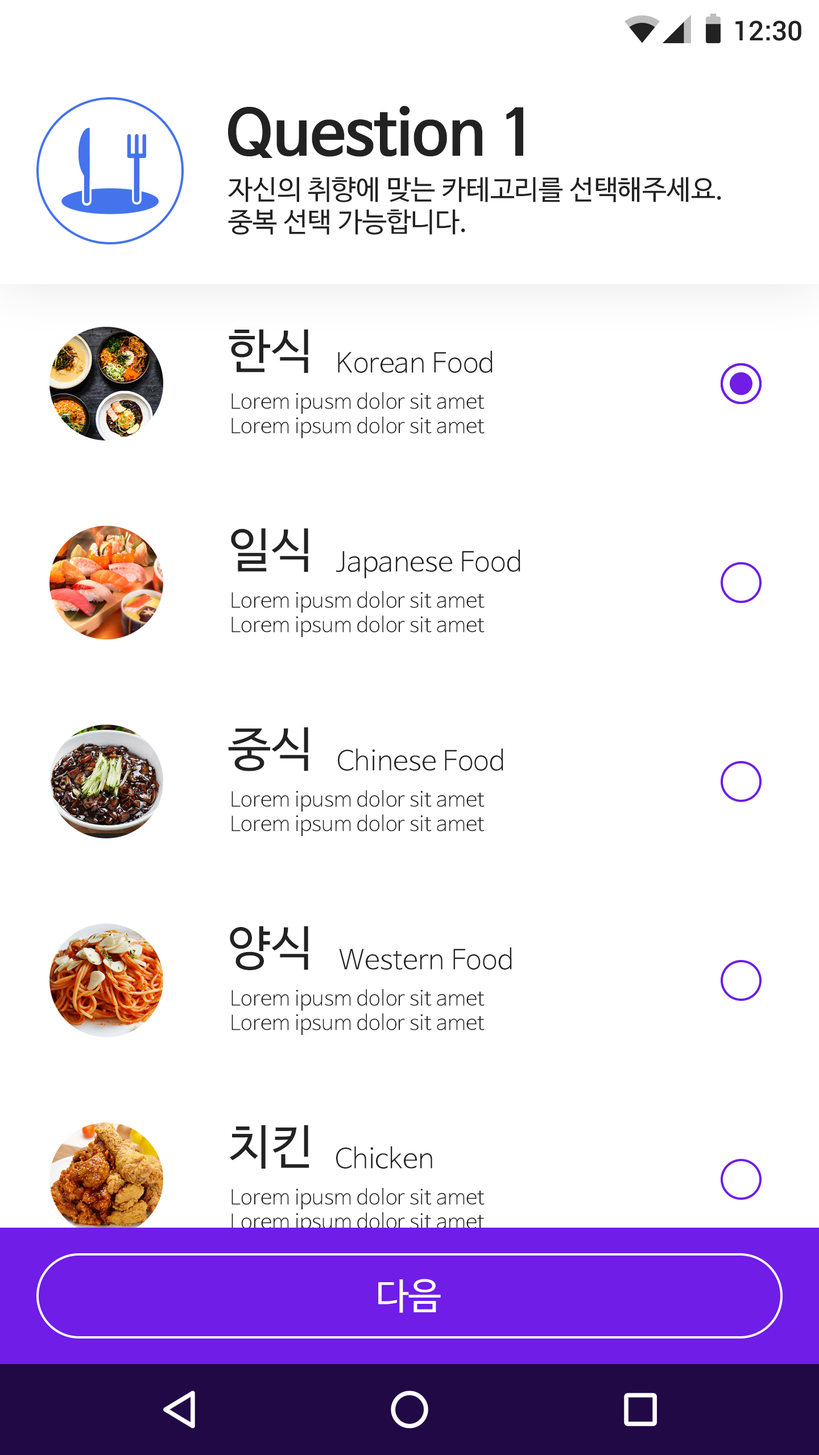
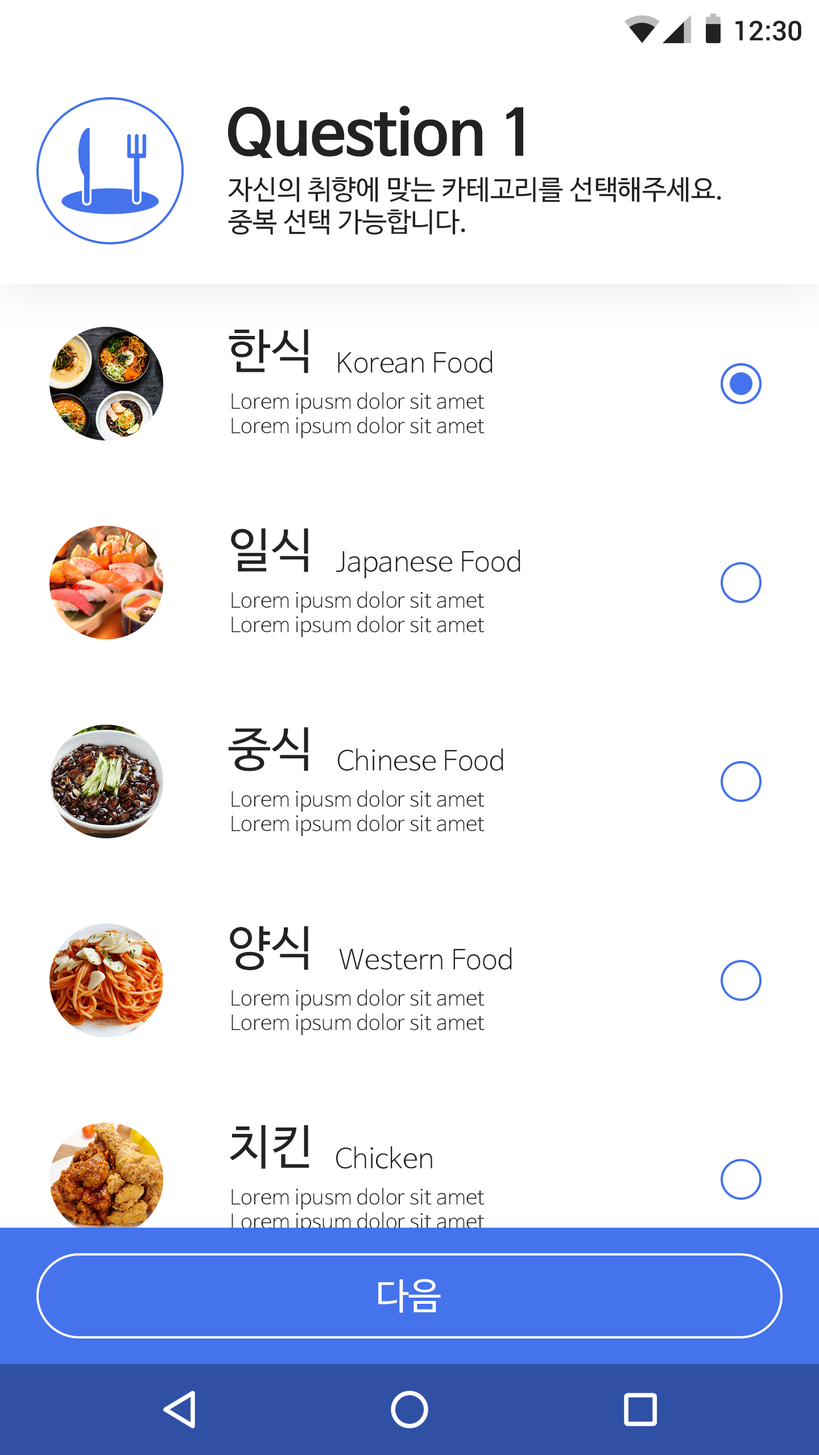
Before/after of a (819, 1455) layered artwork. What changed in the layer stack:
"Background" (1st of 3, in "System UI" › "Navigation Bar"): opacity 70% → 30% over [0, 1364, 819, 1455]
painted on "사각형 1" over [0, 1227, 819, 1455]
painted on "타원 5" (1st of 10, in "Contents" › "치킨" › "RadioBox_uncheck") over [722, 1167, 758, 1198]
